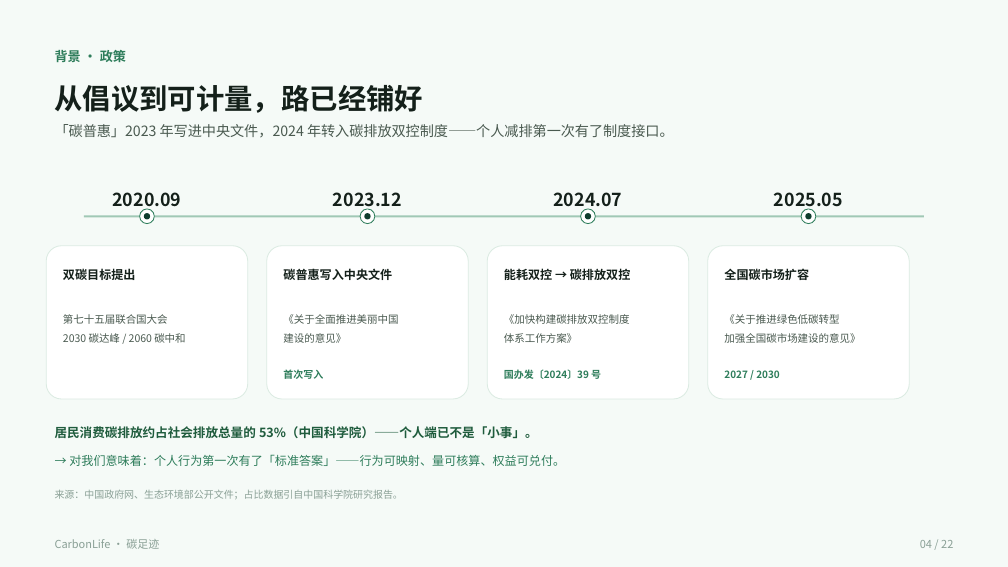
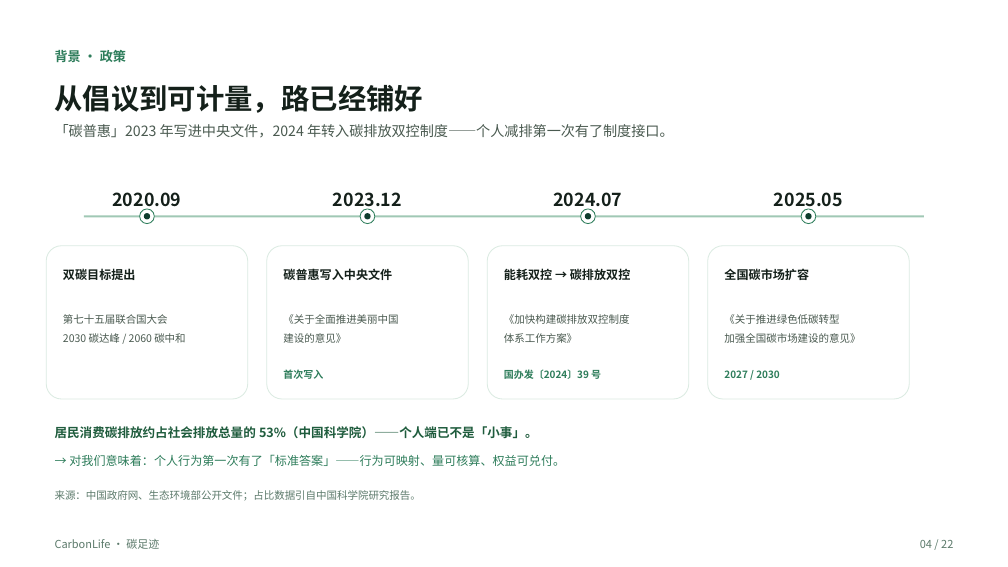
Before and after one commit to zyx-dc/CarbonLife, a slide deck: slide 4 of docs/tasks/ppt/CarbonLife-答辩PPT.pptx. Drawn at 1008x567 pixels with LibreOffice and Linux fonts; fonts in the diff are those of the drawing; background and template pictures are left out. Boxes give left, top, right and bottom in pixels: in the first picture for what was removed or moved away, otherwise in the second. Text is boxed around its words. In the diff, an @@ line names an element or a change of style, - is before the commit and + after.

```diff
--- a/docs/tasks/ppt/CarbonLife-答辩PPT.pptx
+++ b/docs/tasks/ppt/CarbonLife-答辩PPT.pptx
@@ rectangle removed at <box>0,0,1008,567</box> @@
@@ text "来源：中国政府网、生态环境部公开文件；占比数据引自中国科学院研究报告。" at <box>55,490,421,501</box>: size 9.5 to 10 pt, text colour #8AA096 to #5C7A6B @@
@@ text "CarbonLife · 碳足迹" at <box>55,539,159,549</box>: text colour #8AA096 to #5C7A6B @@
@@ text "04 / 22" at <box>920,540,953,548</box>: text colour #8AA096 to #5C7A6B @@
```
Also in this commit, not shown: 21 other slides changed, 2 other files.
